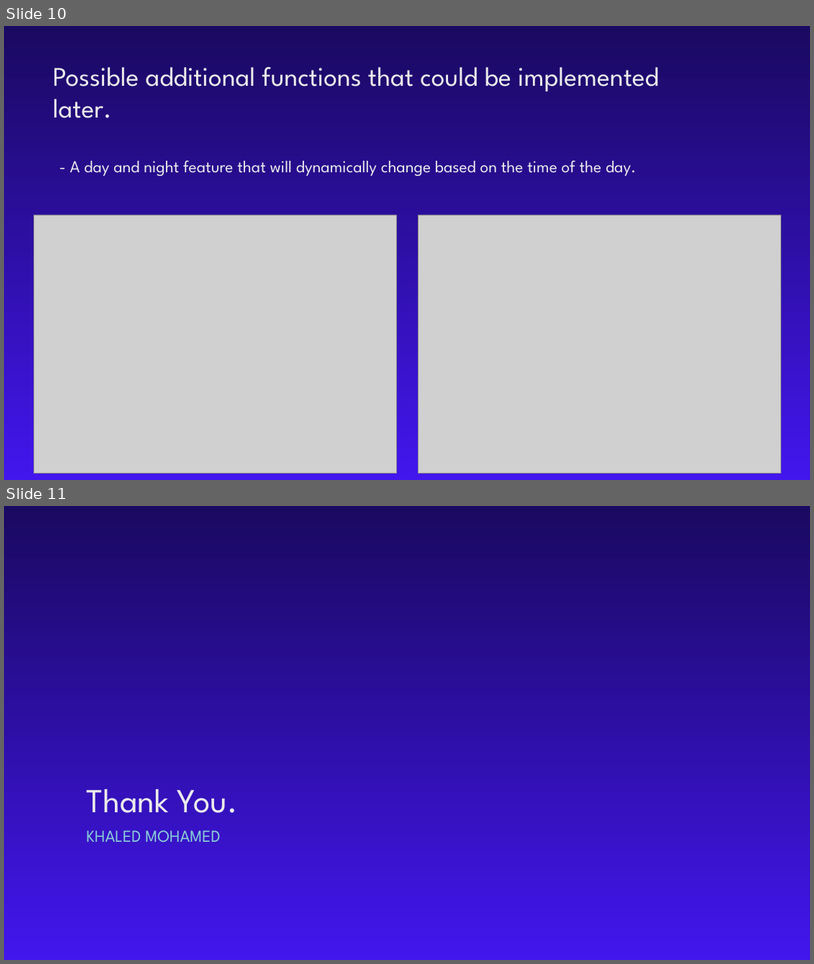
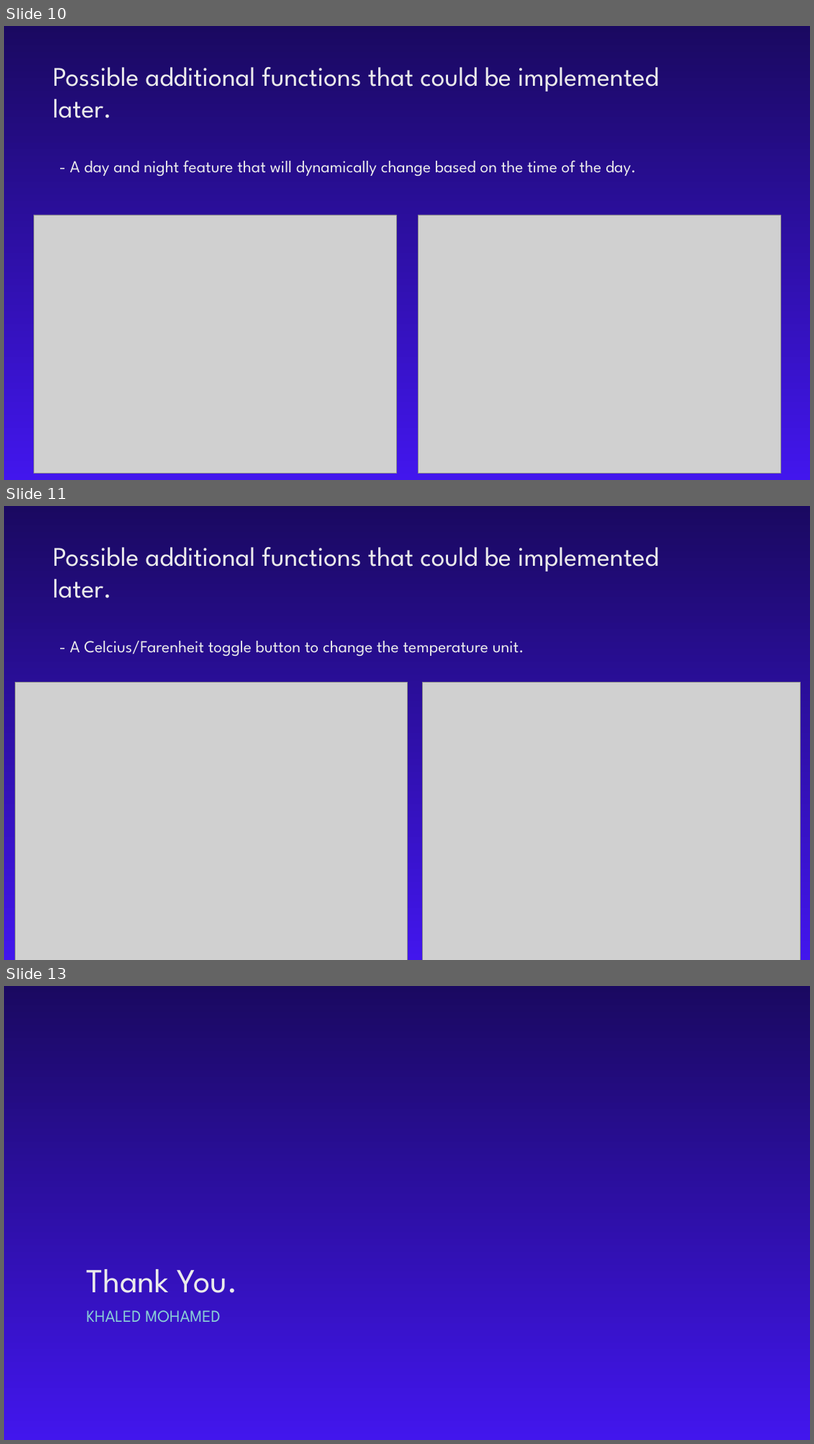
Before and after one commit to KhaledMhmd/Weather-Application, a slide deck: Presentation/Weather Website.pptm. Shown one above the other, each under a label of ours: slides 10 and 11 before the commit, slides 10, 11 and 13 after it; the slides between them are not shown. The pictures are 814x964 and 814x1444 pixels, drawn with LibreOffice and Linux fonts; fonts in the diff are those of the drawing; grey boxes stand for pictures. Boxes give left, top, right and bottom in pixels: in the first picture for what was removed or moved away, otherwise in the second. Text is boxed around its words. In the diff, an @@ line names an element or a change of style, - is before the commit and + after.

```diff
--- a/Presentation/Weather Website.pptm
+++ b/Presentation/Weather Website.pptm
@@ slide 11 added at (4, 506, 810, 960), background gradient #1A0961 to #4216ED @@
@@ title added at (53, 547, 659, 656), 20 pt, text #EBEBEB @@
+Possible additional functions that could be implemented later.
+- A Celcius/Farenheit toggle button to change the temperature unit.
@@ picture added at (16, 682, 407, 960) @@
@@ picture added at (422, 682, 801, 960) @@
@@ what was slide 11 is now slide 13 @@
```
Also in this commit, not shown: 1 other slide added, 9 other files.
